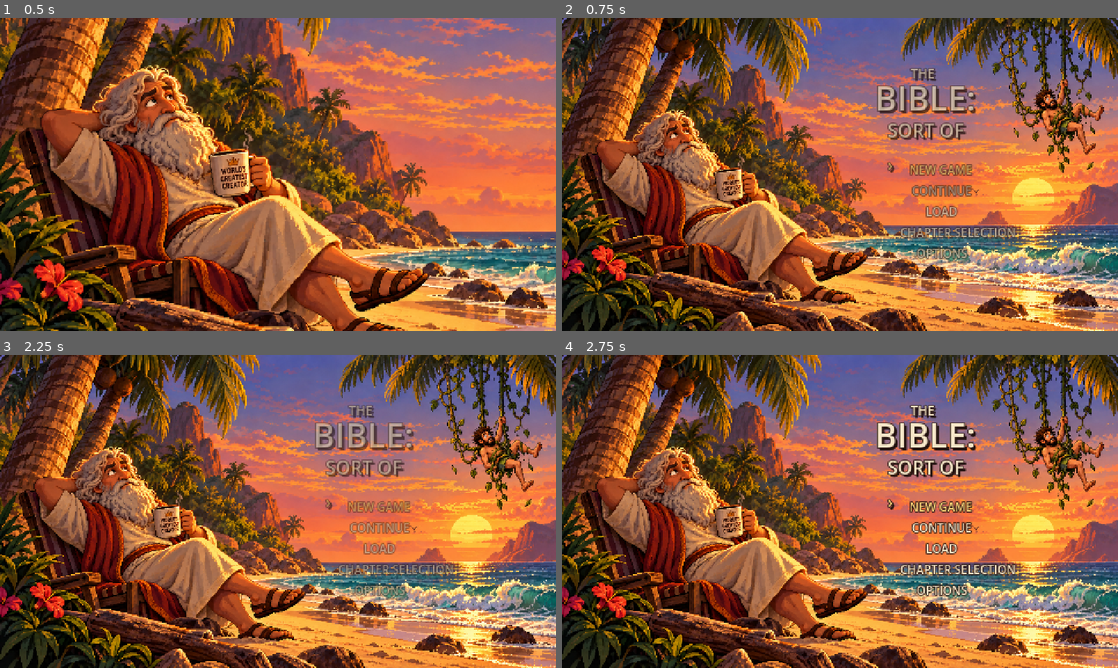
Above: before the commit, frames 1-4 (two rows, left to right).
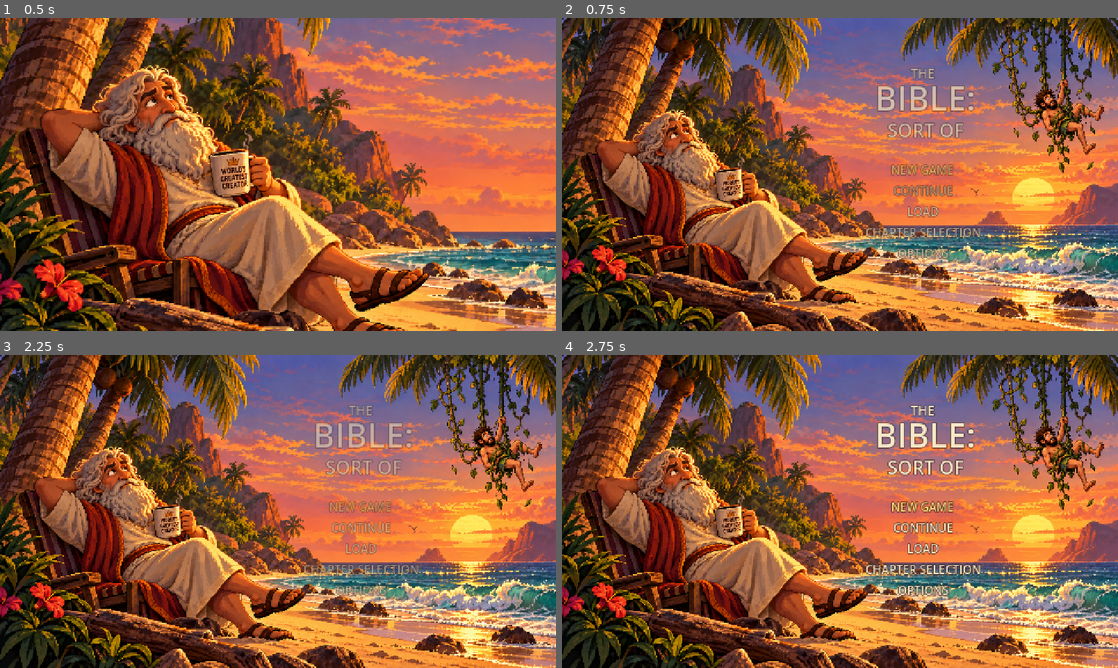
Above: after the commit, the same moments.

Repository: badmrfrosty313/the-bible-sort-of
Game: Godot game, scene res://scenes/title/title_screen.tscn
Same seed, same stepped clock (60 frames per second), same inputs: the game is played once before the commit and once after it.
Inputs (mouse positions are in pixels of both pictures, inside the frame that each line leads up to):
- Up to frame 1 (0.5 s): no input
- Up to frame 2 (0.75 s): tap Enter at 0.5 s; move the mouse to (962, 158) at 0.52 s; click (962, 158) at 0.67 s
- Up to frame 3 (2.25 s): click "SLOT 1 - EMPTY" at 1.25 s; click "RETURN TO TITLE" at 2 s
- Up to frame 4 (2.75 s): no input

Frame 1 is identical in both runs. In frame 2, 3.1% of the frame differs, in the area x 54-82%, y 16-78%; in frame 3, 2.9%; in frame 4, 3.3%.

Commit message:
Align all title menu rows and remove the uneven double-shadow typography

Diff:
--- a/scenes/title/title_screen.gd
+++ b/scenes/title/title_screen.gd
@@ -15,8 +15,7 @@
 const MENU_SELECTED := Color("#FFD77A")
 const MENU_DISABLED := Color("#B9B1A2")
 const MENU_OUTLINE := Color("#2E1B16")
-const MENU_SHADOW := Color("#20110E")
-const MENU_OUTLINE_SIZE := 3
+const MENU_OUTLINE_SIZE := 2
 
 enum Screen { INTRO, MENU, SLOTS, PROLOGUE, OPTIONS }
 
@@ -26,7 +25,6 @@
 var menu_group: Control
 var panel_group: Control
 var intro_group: Control
-var menu_marker: Label
 var beach_intro
 var beach_plate: Sprite2D
 var continue_button: Button
@@ -76,23 +74,19 @@
 	_style_title_label(_label(title_group, "SORT OF", Rect2(254, 85, 120, 22), 16, MENU_TEXT))
 
 	menu_group = Control.new()
-	menu_group.position = Vector2(258, 116)
-	menu_group.size = Vector2(140, 94)
+	# Widen to fit CHAPTER SELECTION and center every row on x=312.
+	menu_group.position = Vector2(217, 116)
+	menu_group.size = Vector2(190, 94)
 	title_group.add_child(menu_group)
 
 	var entries := ["NEW GAME", "CONTINUE", "LOAD", "CHAPTER SELECTION", "OPTIONS"]
 	for i in range(entries.size()):
-		var button := _menu_button(menu_group, entries[i], Rect2(0, i * 18, 140, 17))
+		var button := _menu_button(menu_group, entries[i], Rect2(0, i * 18, 190, 17))
 		button.pressed.connect(_on_menu_pressed.bind(entries[i]))
-		button.focus_entered.connect(_move_menu_marker.bind(button))
+		button.focus_entered.connect(_highlight_menu_entry.bind(button))
 		if entries[i] == "CONTINUE":
 			continue_button = button
 
-	# An unobtrusive gold chevron replaces the old focus rectangle.
-	menu_marker = _label(menu_group, "›", Rect2(-11, 0, 11, 17), 14, MENU_SELECTED)
-	_style_title_label(menu_marker, MENU_SELECTED)
-	menu_marker.visible = false
-	menu_marker.mouse_filter = Control.MOUSE_FILTER_IGNORE
 
 func _build_intro() -> void:
 	intro_group = Control.new()
@@ -301,13 +295,13 @@
 	parent.add_child(dot)
 
 func _style_title_label(label: Label, fill: Color = MENU_TEXT) -> void:
-	# Identical silhouette and shadow across the logo and menu.
+	# A single clean edge without an offset double shadow.
 	label.add_theme_color_override("font_color", fill)
 	label.add_theme_color_override("font_outline_color", MENU_OUTLINE)
 	label.add_theme_constant_override("outline_size", MENU_OUTLINE_SIZE)
-	label.add_theme_color_override("font_shadow_color", MENU_SHADOW)
-	label.add_theme_constant_override("shadow_offset_x", 2)
-	label.add_theme_constant_override("shadow_offset_y", 2)
+	label.add_theme_color_override("font_shadow_color", Color.TRANSPARENT)
+	label.add_theme_constant_override("shadow_offset_x", 0)
+	label.add_theme_constant_override("shadow_offset_y", 0)
 
 func _menu_button(parent: Control, caption: String, rect: Rect2) -> Button:
 	var button := _button(parent, caption, rect, 10)
@@ -318,23 +312,19 @@
 	button.add_theme_color_override("font_focus_color", MENU_SELECTED)
 	button.add_theme_color_override("font_color", MENU_TEXT)
 	button.add_theme_color_override("font_disabled_color", MENU_DISABLED)
-	# Same outline and shadow as the title, no backing panels.
+	# Same exact stroke as title labels, and no offset shadow.
 	button.add_theme_color_override("font_outline_color", MENU_OUTLINE)
 	button.add_theme_constant_override("outline_size", MENU_OUTLINE_SIZE)
-	button.add_theme_color_override("font_shadow_color", MENU_SHADOW)
-	button.add_theme_constant_override("shadow_offset_x", 2)
-	button.add_theme_constant_override("shadow_offset_y", 2)
+	button.add_theme_color_override("font_shadow_color", Color.TRANSPARENT)
+	button.add_theme_constant_override("shadow_offset_x", 0)
+	button.add_theme_constant_override("shadow_offset_y", 0)
 	for state in ["normal", "hover", "pressed", "focus", "disabled"]:
 		var style := StyleBoxEmpty.new()
 		button.add_theme_stylebox_override(state, style)
 	return button
 
-func _move_menu_marker(button: Button) -> void:
-	if menu_marker == null:
-		return
-	# Keep the indicator close to the centered labels rather than off in the palm trees.
-	menu_marker.position = Vector2(20, button.position.y)
-	menu_marker.visible = true
+func _highlight_menu_entry(button: Button) -> void:
+	# All items stay aligned; selection is gold text, never a floating marker.
 	for child in menu_group.get_children():
 		if child is Button and not child.disabled:
 			child.add_theme_color_override("font_color", MENU_SELECTED if child == button else MENU_TEXT)
